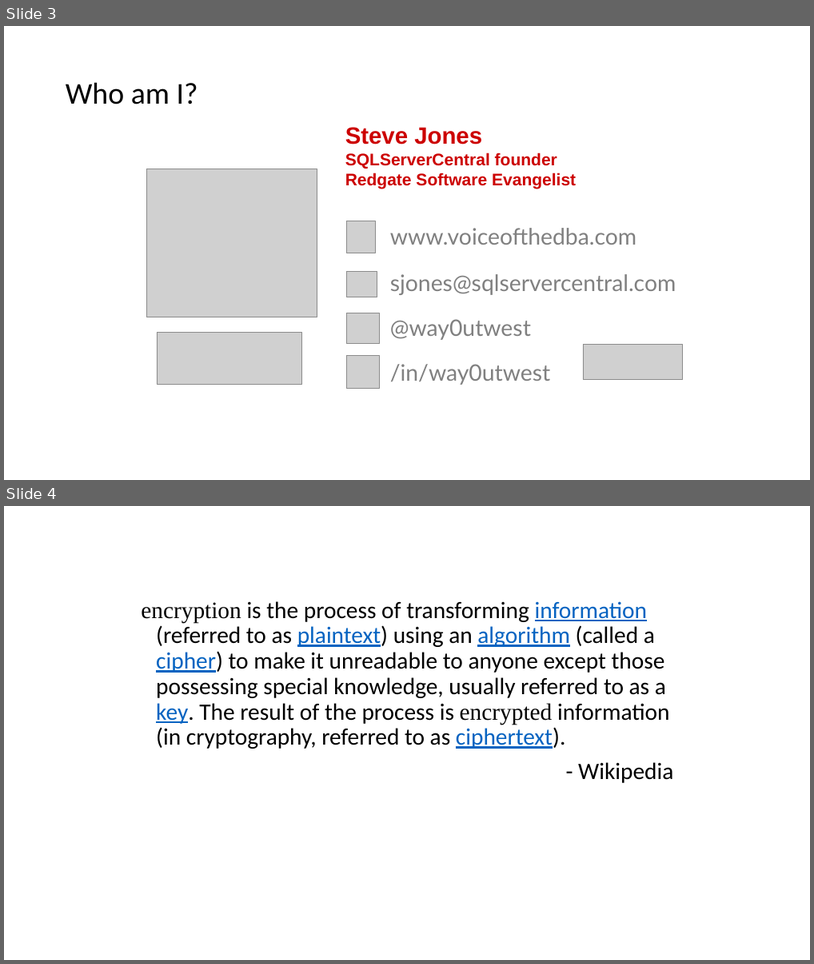
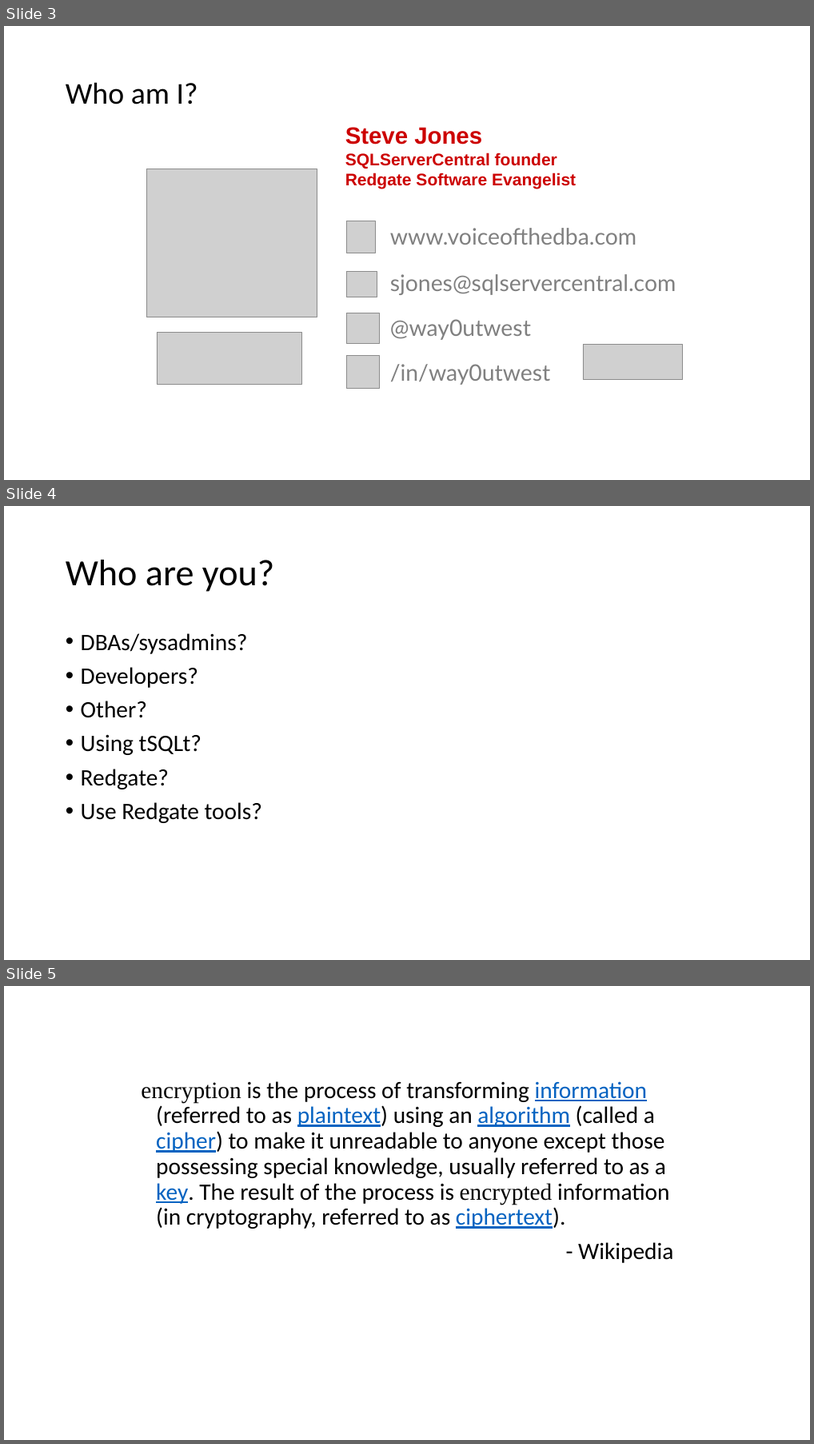
Before and after one commit to way0utwest/EndtoEndEncryptedSQL2016, a slide deck: Getting Started with Encryption in SQL 2016.pptx. Shown one above the other, each under a label of ours: slides 3 and 4 before the commit, slides 3, 4 and 5 after it. The pictures are 814x964 and 814x1444 pixels, drawn with LibreOffice and Linux fonts; fonts in the diff are those of the drawing; grey boxes stand for pictures. Boxes give left, top, right and bottom in pixels: in the first picture for what was removed or moved away, otherwise in the second. Text is boxed around its words. In the diff, an @@ line names an element or a change of style, - is before the commit and + after.

Commit message:
Logos updated
Added logos to the title and an audience survey.

```diff
--- a/Getting Started with Encryption in SQL 2016.pptx
+++ b/Getting Started with Encryption in SQL 2016.pptx
@@ slide 4 added at (x1=4, y1=506, x2=810, y2=960), background #FFFFFF @@
@@ title added at (x1=66, y1=560, x2=274, y2=592), 44 pt, text #000000 @@
+Who are you?
@@ text added at (x1=81, y1=633, x2=262, y2=823), 28 pt, text #000000 @@
+• DBAs/sysadmins?
+• Developers?
+• Other?
+• Using tSQLt?
+• Redgate?
+• Use Redgate tools?
@@ what was slide 4 is now slide 5 @@
```
Also in this commit, not shown: 1 slide changed.
